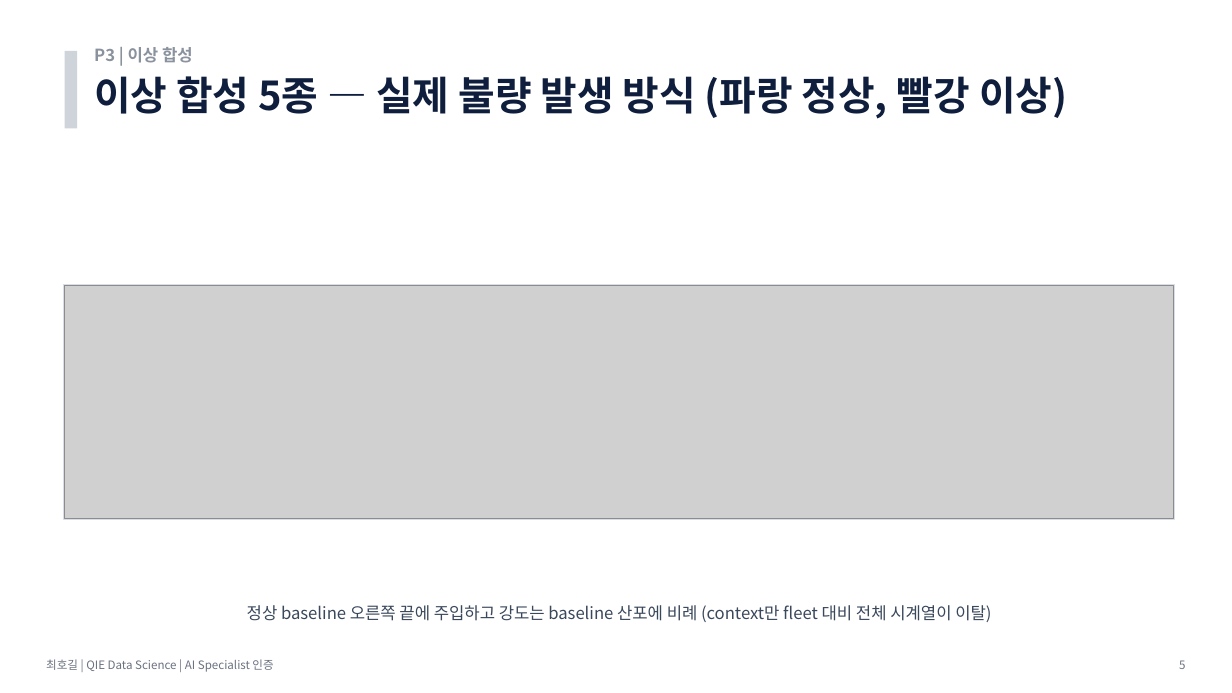
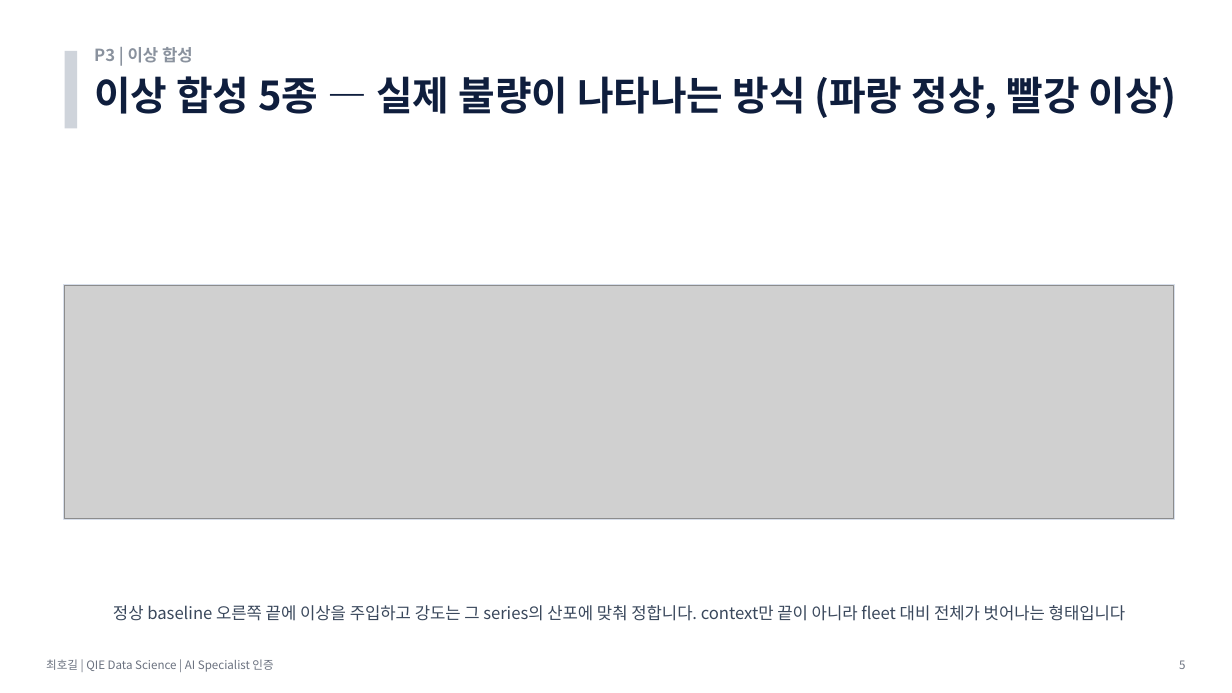
Before and after one commit to hogil/fbm_paper, a slide deck: slide 5 of recommendation/presentation/발표_P3_데이터생성_최호길.pptx. Drawn at 1232x693 pixels with LibreOffice and Linux fonts; fonts in the diff are those of the drawing; grey boxes stand for pictures. Boxes give left, top, right and bottom in pixels: in the first picture for what was removed or moved away, otherwise in the second. Text is boxed around its words. In the diff, an @@ line names an element or a change of style, - is before the commit and + after.

```diff
--- a/recommendation/presentation/발표_P3_데이터생성_최호길.pptx
+++ b/recommendation/presentation/발표_P3_데이터생성_최호길.pptx
@@ text at (94,76,1177,119): text changed @@
-이상 합성 5종 — 실제 불량 발생 방식 (파랑 정상, 빨강 이상)
+이상 합성 5종 — 실제 불량이 나타나는 방식 (파랑 정상, 빨강 이상)
@@ text at (113,605,1126,621): text changed @@
-정상 baseline 오른쪽 끝에 주입하고 강도는 baseline 산포에 비례 (context만 fleet 대비 전체 시계열이 이탈)
+정상 baseline 오른쪽 끝에 이상을 주입하고 강도는 그 series의 산포에 맞춰 정합니다. context만 끝이 아니라 fleet 대비 전체가 벗어나는 형태입니다
```
Also in this commit, not shown: 6 other slides changed, 1 slide added, 1 other file.
